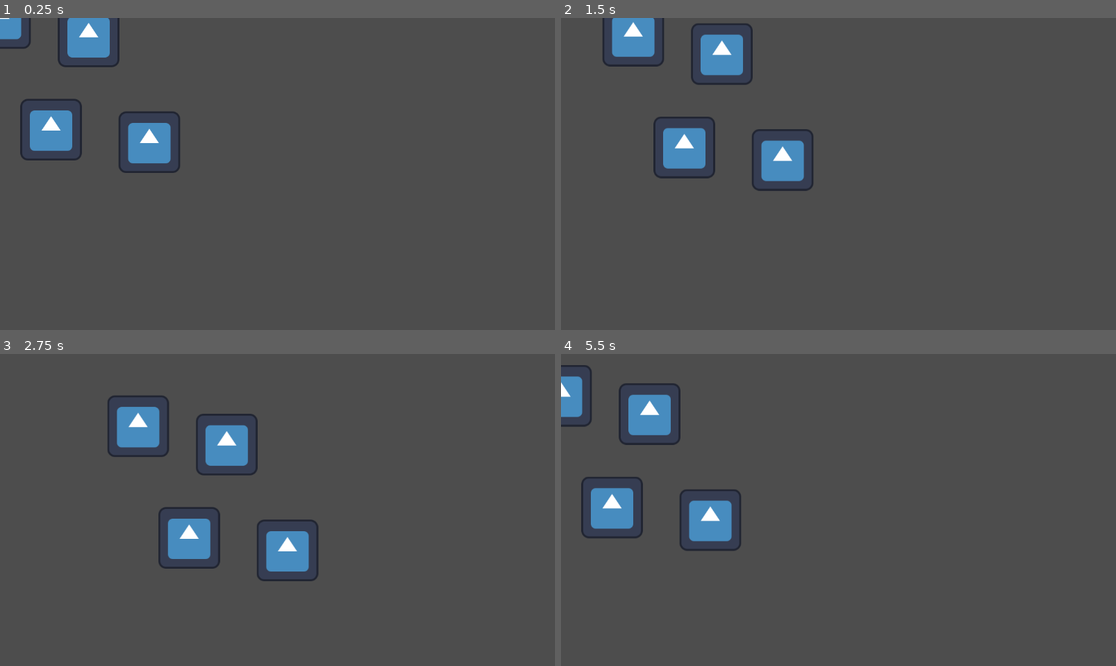
Above: before the commit, frames 1-4 (two rows, left to right).
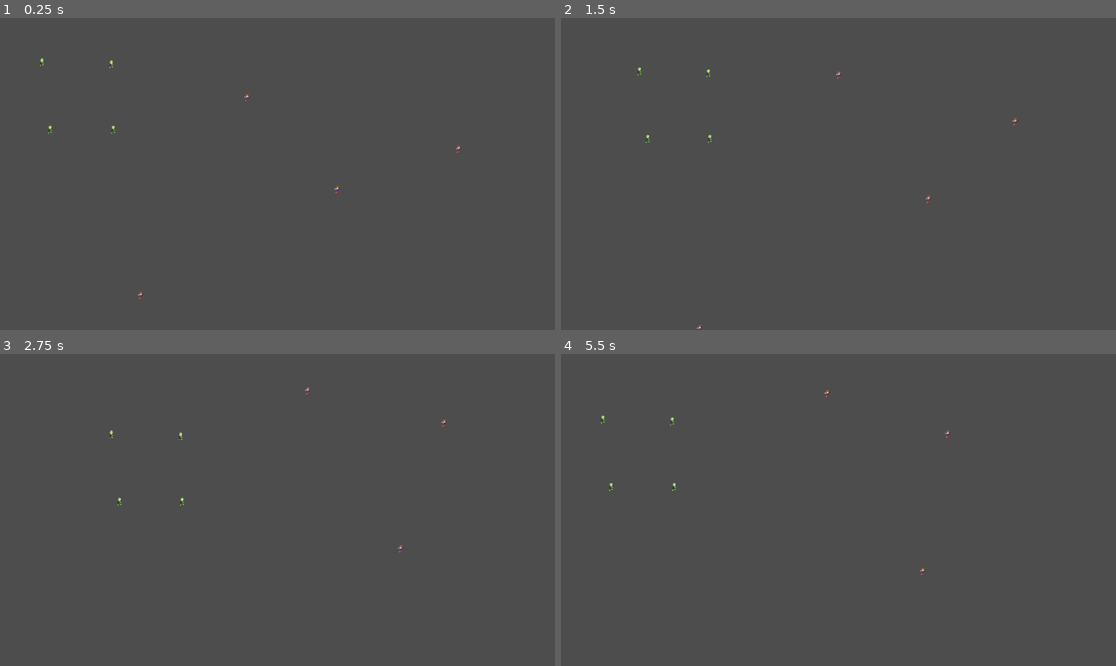
Above: after the commit, the same moments.

Repository: lucasericsson222/gmtk2024
Game: Godot game, scene res://scenes/world.tscn
The game is run twice, just before and just after one commit, with the same random seed, the same clock (stepped at 60 frames per second) and the same inputs. The engine's default icon, where the game draws it, is replaced by a stand-in: a white triangle on a blue panel in a dark square.
Inputs:
- Up to frame 1 (0.25 s): no input
- Up to frame 2 (1.5 s): tap Enter at 0.5 s; hold Right (ui_right) 0.53-1.28 s; hold Down (ui_down) from 1.28 s (still down)
- Up to frame 3 (2.75 s): release Down (ui_down) at 2.03 s; hold Right (ui_right) from 2.03 s (still down)
- Up to frame 4 (5.5 s): release Right (ui_right) at 2.78 s; hold Up (ui_up) 2.78-3.53 s; hold Left (ui_left) 3.53-5.03 s; hold Down (ui_down) from 5.03 s (still down)

The runs differ from the first frame. In frame 1, 4.1% of the frame differs, in the area x 0-84%, y 0-91%; in frame 2, 5.1%; in frame 3, 5.2%, in the area x 19-81%, y 10-73%; in frame 4, 4.6%.

Commit message:
Sprites, chasing

Diff:
--- a/project.godot
+++ b/project.godot
@@ -14,3 +14,7 @@
 run/main_scene="res://scenes/world.tscn"
 config/features=PackedStringArray("4.3", "Forward Plus")
 config/icon="res://icon.svg"
+
+[rendering]
+
+textures/canvas_textures/default_texture_filter=0
--- a/scenes/human.tscn
+++ b/scenes/human.tscn
@@ -1,36 +1,36 @@
 [gd_scene load_steps=5 format=3 uid="uid://ceifm35mxfh23"]
 
 [ext_resource type="Script" path="res://scripts/human.gd" id="1_xa53d"]
-[ext_resource type="Texture2D" uid="uid://diblrnk3bm1tp" path="res://icon.svg" id="2_xwbun"]
+[ext_resource type="Texture2D" uid="uid://c0owr654pqgqm" path="res://assets/human.png" id="2_51nk0"]
 
 [sub_resource type="RectangleShape2D" id="RectangleShape2D_otaoi"]
-size = Vector2(84.5, 93.5)
+size = Vector2(8, 13.5)
 
 [sub_resource type="CircleShape2D" id="CircleShape2D_8j2rp"]
-radius = 131.381
+radius = 28.0
 
 [node name="Human" type="CharacterBody2D"]
+position = Vector2(-2, -1)
 script = ExtResource("1_xa53d")
 
 [node name="CollisionShape2D" type="CollisionShape2D" parent="."]
-position = Vector2(0, -47)
+position = Vector2(1, 1.75)
 shape = SubResource("RectangleShape2D_otaoi")
 
 [node name="DetectionRange" type="Area2D" parent="."]
 
 [node name="CollisionShape2D" type="CollisionShape2D" parent="DetectionRange"]
-position = Vector2(0, -47)
+position = Vector2(1, 2)
 shape = SubResource("CircleShape2D_8j2rp")
 
 [node name="Sprite2D" type="Sprite2D" parent="."]
-position = Vector2(0.125003, -47.25)
-scale = Vector2(0.654297, 0.722656)
-texture = ExtResource("2_xwbun")
+position = Vector2(2, 1)
+texture = ExtResource("2_51nk0")
 
-[node name="Timer" type="Timer" parent="."]
+[node name="WalkTimer" type="Timer" parent="."]
 wait_time = 3.0
 autostart = true
 
 [connection signal="body_entered" from="DetectionRange" to="." method="_on_detection_range_body_entered"]
 [connection signal="body_exited" from="DetectionRange" to="." method="_on_detection_range_body_exited"]
-[connection signal="timeout" from="Timer" to="." method="_on_timer_timeout"]
+[connection signal="timeout" from="WalkTimer" to="." method="_on_walk_timer_timeout"]
--- a/scenes/world.tscn
+++ b/scenes/world.tscn
@@ -1,16 +1,30 @@
-[gd_scene load_steps=2 format=3 uid="uid://hvtbqk1dupo3"]
+[gd_scene load_steps=3 format=3 uid="uid://d33h5da1scd8p"]
 
-[ext_resource type="PackedScene" uid="uid://c8ww8kehtsk8e" path="res://scenes/zombie.tscn" id="1_orncy"]
+[ext_resource type="PackedScene" uid="uid://bh5yma14yv02i" path="res://scenes/zombie.tscn" id="1_orncy"]
+[ext_resource type="PackedScene" uid="uid://ceifm35mxfh23" path="res://scenes/human.tscn" id="2_k3rs3"]
 
 [node name="World" type="Node2D"]
 
 [node name="Zombie" parent="." instance=ExtResource("1_orncy")]
+position = Vector2(89, 92)
 
 [node name="Zombie2" parent="." instance=ExtResource("1_orncy")]
-position = Vector2(184, 38)
+position = Vector2(233, 96)
 
 [node name="Zombie3" parent="." instance=ExtResource("1_orncy")]
-position = Vector2(310, 258)
+position = Vector2(236, 232)
 
 [node name="Zombie4" parent="." instance=ExtResource("1_orncy")]
 position = Vector2(106, 232)
+
+[node name="Human" parent="." instance=ExtResource("2_k3rs3")]
+position = Vector2(693, 359)
+
+[node name="Human2" parent="." instance=ExtResource("2_k3rs3")]
+position = Vector2(941, 271)
+
+[node name="Human3" parent="." instance=ExtResource("2_k3rs3")]
+position = Vector2(499, 178)
+
+[node name="Human4" parent="." instance=ExtResource("2_k3rs3")]
+position = Vector2(288, 568)
--- a/scenes/zombie.tscn
+++ b/scenes/zombie.tscn
@@ -1,20 +1,21 @@
-[gd_scene load_steps=5 format=3 uid="uid://c8ww8kehtsk8e"]
+[gd_scene load_steps=5 format=3 uid="uid://bh5yma14yv02i"]
 
 [ext_resource type="Script" path="res://zombie.gd" id="1_8j3k3"]
-[ext_resource type="Texture2D" uid="uid://diblrnk3bm1tp" path="res://icon.svg" id="2_0l6xn"]
+[ext_resource type="Texture2D" uid="uid://t1qdtdos5b74" path="res://assets/zombie.png" id="2_6ba4t"]
 [ext_resource type="Script" path="res://scripts/zombie_component.gd" id="3_mt8pv"]
 
 [sub_resource type="RectangleShape2D" id="RectangleShape2D_x1fal"]
-size = Vector2(127, 128)
+size = Vector2(6, 15)
 
 [node name="Zombie" type="CharacterBody2D" groups=["zombie"]]
 script = ExtResource("1_8j3k3")
 
 [node name="Icon" type="Sprite2D" parent="."]
-texture = ExtResource("2_0l6xn")
+position = Vector2(-0.5, 0.5)
+texture = ExtResource("2_6ba4t")
 
 [node name="CollisionShape2D" type="CollisionShape2D" parent="."]
-position = Vector2(-0.5, 1)
+position = Vector2(-2, 0.5)
 shape = SubResource("RectangleShape2D_x1fal")
 
 [node name="ZombieComponent" type="Node" parent="."]
--- a/scripts/human.gd
+++ b/scripts/human.gd
@@ -1,43 +1,52 @@
 extends CharacterBody2D
 
-const WALKING_SPEED = 50.0
-const RUNNING_SPEED = 70.0
+const WALKING_SPEED = 60.0
+const RUNNING_SPEED = 75.0
 
 var direction = Vector2(randf_range(-1, 1), randf_range(-1, 1))
 var old_direction
 var new_direction
 var speed
 var t = 0.0
+var state_chase = false
+var zombie
 
 func _ready():
 	speed = WALKING_SPEED
-	_on_timer_timeout()
+	_on_walk_timer_timeout()
 	pass
 
+
 func _physics_process(_delta: float) -> void:
+	if state_chase:
+		new_direction = position - zombie.position + Vector2(randf_range(-0.3, 0.3), randf_range(-0.3, 0.3))
+		new_direction = new_direction.normalized()
 	direction = old_direction.lerp(new_direction, t)
 	velocity = direction * speed
 	if t < 1.0:
 		t += 0.02
+
 	move_and_slide()
 
-func _on_timer_timeout():
+
+func _on_walk_timer_timeout() -> void:
 	old_direction = direction
 	new_direction = Vector2(randf_range(-1, 1), randf_range(-1, 1)).normalized()
 	t = 0.0
-	$Timer.wait_time = randf_range(1, 4)
+	$WalkTimer.wait_time = randf_range(1, 4)
 
 
 func _on_detection_range_body_entered(body: Node2D) -> void:
 	if body.is_in_group("zombie"):
-		$Timer.stop()
-		new_direction = position - body.position + Vector2(randf_range(-0.3, 0.3), randf_range(-0.3, 0.3))
-		new_direction = new_direction.normalized()
+		zombie = body
+		$WalkTimer.stop()
+		state_chase = true
 		speed = RUNNING_SPEED
+
 
 
 func _on_detection_range_body_exited(body: Node2D) -> void:
 	if body.is_in_group("zombie"):
-		$Timer.wait_time = randf_range(1, 4)
-		$Timer.start()
+		$WalkTimer.wait_time = randf_range(1, 4)
+		$WalkTimer.start()
 		speed = WALKING_SPEED
--- a/scripts/zombie_component.gd
+++ b/scripts/zombie_component.gd
@@ -1,7 +1,7 @@
 extends Node
 
 @export var velocity = Vector2.ZERO
-@export var speed = 200
+@export var speed = 100
 
 # Called when the node enters the scene tree for the first time.
 func _ready() -> void:
Binary file added: assets/human.png
Not shown, added: assets/human.png.import
Binary file added: assets/zombie.png
Not shown, added: assets/zombie.png.import
